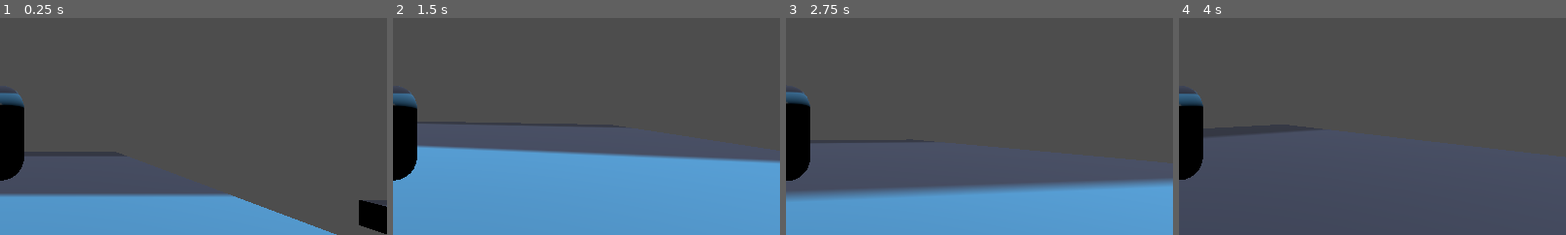
Above: before the commit, frames 1-4 (left to right).
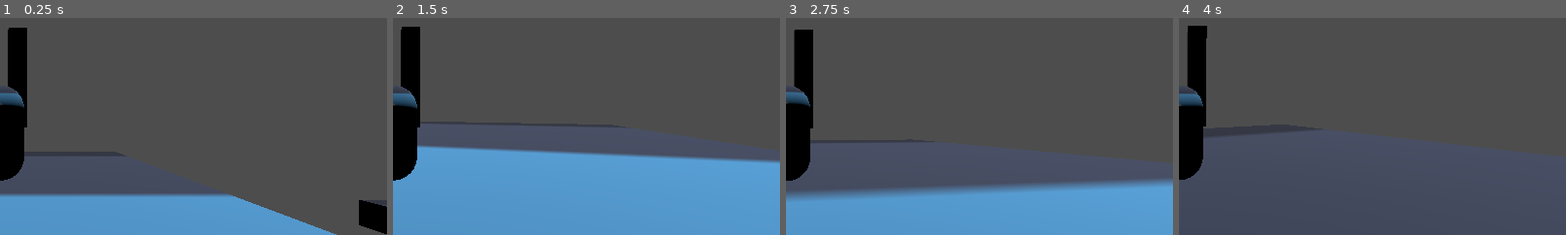
Above: after the commit, the same moments.

Repository: manmanlan/dl
Game: Godot game, scene res://manen/test.tscn
Two runs of this game, one before a commit and one after it. Both use one fixed random seed, a clock stepped at 60 frames per second and the inputs below. The engine's default icon, where the game draws it, is replaced by a stand-in: a white triangle on a blue panel in a dark square.
Inputs (mouse positions are % of the whole screen's width and height, from its top left):
- Up to frame 1 (0.25 s): no input
- Up to frame 2 (1.5 s): tap Enter (ui_accept) at 0.5, 0.77 s; move the mouse to (55, 50) at 0.52 s; hold W (up) from 0.53 s (still down); move the mouse to (45, 50) at 1.27 s
- Up to frame 3 (2.75 s): keep holding W (up); tap Enter (ui_accept) at 1.52 s; move the mouse to (52, 48) at 2.02 s
- Up to frame 4 (4 s): keep holding W (up); move the mouse to (49, 52) at 2.77 s; tap Enter (ui_accept) at 3.02, 3.77 s; move the mouse to (57, 51) at 3.52 s
The pictures show only the part of the screen within x 50-100%, y 29-79%; the shares and areas given below are measured in that part.

The runs differ from the first frame. In frame 1, 1.6% of the frame differs, in the area x 2-8%, y 4-51%; in frame 2, 1.6%; in frame 3, 1.6%; in frame 4, 1.6%.

Commit message:
hands

Diff:
--- a/manen/player.gd
+++ b/manen/player.gd
@@ -3,7 +3,12 @@
 
 const SPEED = 5.0
 const JUMP_VELOCITY = 4.5
+@onready var right_hand: Node3D = %right_hand
 
+@onready var left_hand: Node3D = %left_hand
+
+@onready var right_weapon=right_hand.get_child(0)
+@onready var left_weapon=left_hand.get_child(0)
 
 func _physics_process(delta: float) -> void:
 	# Add the gravity.
@@ -24,9 +29,16 @@
 		velocity.z = direction.z * SPEED
 		# Make the player face the movement direction
 		var look_target = global_transform.origin + Vector3(direction.x, 0, direction.z)
-		$MeshInstance3D.look_at(look_target, Vector3.UP)
+		$all_da_shit.look_at(look_target, Vector3.UP)
 	else:
 		velocity.x = move_toward(velocity.x, 0, SPEED)
 		velocity.z = move_toward(velocity.z, 0, SPEED)
 
 	move_and_slide()
+
+func _input(event: InputEvent) -> void:
+	if event is InputEventMouseButton:
+		if event.button_index == MOUSE_BUTTON_RIGHT and event.pressed:
+
+			print("attac")
+			right_weapon.idle_attack()
--- a/manen/player.tscn
+++ b/manen/player.tscn
@@ -1,8 +1,9 @@
-[gd_scene load_steps=7 format=3 uid="uid://b0bu3en0pje13"]
+[gd_scene load_steps=12 format=3 uid="uid://b0bu3en0pje13"]
 
 [ext_resource type="Script" path="res://manen/player.gd" id="1_oqntt"]
 [ext_resource type="Texture2D" uid="uid://bfri4gtch0mbu" path="res://icon.svg" id="2_20y52"]
 [ext_resource type="Script" path="res://manen/spring_arm_3d.gd" id="3_r8bqo"]
+[ext_resource type="Script" path="res://manen/test_weapon.gd" id="4_mitkv"]
 
 [sub_resource type="CapsuleShape3D" id="CapsuleShape3D_vktso"]
 
@@ -11,16 +12,50 @@
 
 [sub_resource type="CapsuleMesh" id="CapsuleMesh_i564t"]
 
+[sub_resource type="BoxMesh" id="BoxMesh_mvdrq"]
+
+[sub_resource type="Animation" id="Animation_tbauy"]
+resource_name = "idle_attack"
+tracks/0/type = "value"
+tracks/0/imported = false
+tracks/0/enabled = true
+tracks/0/path = NodePath(".:rotation")
+tracks/0/interp = 1
+tracks/0/loop_wrap = true
+tracks/0/keys = {
+"times": PackedFloat32Array(0, 0.266667, 0.4, 0.766667, 0.8),
+"transitions": PackedFloat32Array(1, 1, 1, 1, 1),
+"update": 0,
+"values": [Vector3(0.785398, 0, 0), Vector3(0, 0, 0), Vector3(-2.44346, 0, 0), Vector3(-2.44346, 0, 0), Vector3(0, 0, 0)]
+}
+
+[sub_resource type="Animation" id="Animation_kxxi0"]
+length = 0.001
+tracks/0/type = "value"
+tracks/0/imported = false
+tracks/0/enabled = true
+tracks/0/path = NodePath(".:rotation")
+tracks/0/interp = 1
+tracks/0/loop_wrap = true
+tracks/0/keys = {
+"times": PackedFloat32Array(0),
+"transitions": PackedFloat32Array(1),
+"update": 0,
+"values": [Vector3(0, 0, 0)]
+}
+
+[sub_resource type="AnimationLibrary" id="AnimationLibrary_bspay"]
+_data = {
+"RESET": SubResource("Animation_kxxi0"),
+"idle_attack": SubResource("Animation_tbauy")
+}
+
 [node name="player" type="CharacterBody3D"]
 transform = Transform3D(1, 0, 0, 0, 1, 0, 0, 0, 1, 0, 4.97073, 0)
 script = ExtResource("1_oqntt")
 
 [node name="CollisionShape3D" type="CollisionShape3D" parent="."]
 shape = SubResource("CapsuleShape3D_vktso")
-
-[node name="MeshInstance3D" type="MeshInstance3D" parent="."]
-material_override = SubResource("StandardMaterial3D_qqjx6")
-mesh = SubResource("CapsuleMesh_i564t")
 
 [node name="SpringArm3D" type="SpringArm3D" parent="."]
 transform = Transform3D(1, 0, 0, 0, 1, 0, 0, 0, 1, 0, 0.509117, 0)
@@ -29,3 +64,30 @@
 
 [node name="Camera3D" type="Camera3D" parent="SpringArm3D"]
 unique_name_in_owner = true
+
+[node name="all_da_shit" type="Node3D" parent="."]
+
+[node name="player_mesh" type="MeshInstance3D" parent="all_da_shit"]
+material_override = SubResource("StandardMaterial3D_qqjx6")
+mesh = SubResource("CapsuleMesh_i564t")
+skeleton = NodePath("../..")
+
+[node name="right_hand" type="Node3D" parent="all_da_shit"]
+unique_name_in_owner = true
+transform = Transform3D(1, 0, 0, 0, 1, 0, 0, 0, 1, 0.389635, 0, -0.467461)
+
+[node name="test_weapon" type="Node3D" parent="all_da_shit/right_hand"]
+script = ExtResource("4_mitkv")
+
+[node name="MeshInstance3D" type="MeshInstance3D" parent="all_da_shit/right_hand/test_weapon"]
+transform = Transform3D(0.422595, 0, 0, 0, 2.23865, 0, 0, 0, 0.252126, 0, 1.20673, 0)
+mesh = SubResource("BoxMesh_mvdrq")
+
+[node name="AnimationPlayer" type="AnimationPlayer" parent="all_da_shit/right_hand/test_weapon"]
+libraries = {
+"": SubResource("AnimationLibrary_bspay")
+}
+
+[node name="left_hand" type="Node3D" parent="all_da_shit"]
+unique_name_in_owner = true
+transform = Transform3D(1, 0, 0, 0, 1, 0, 0, 0, 1, -0.445518, 0, -0.389377)
--- /dev/null
+++ b/manen/test_weapon.gd
@@ -0,0 +1,7 @@
+extends Node3D
+
+
+
+
+func idle_attack():
+	$AnimationPlayer.play("idle_attack")
